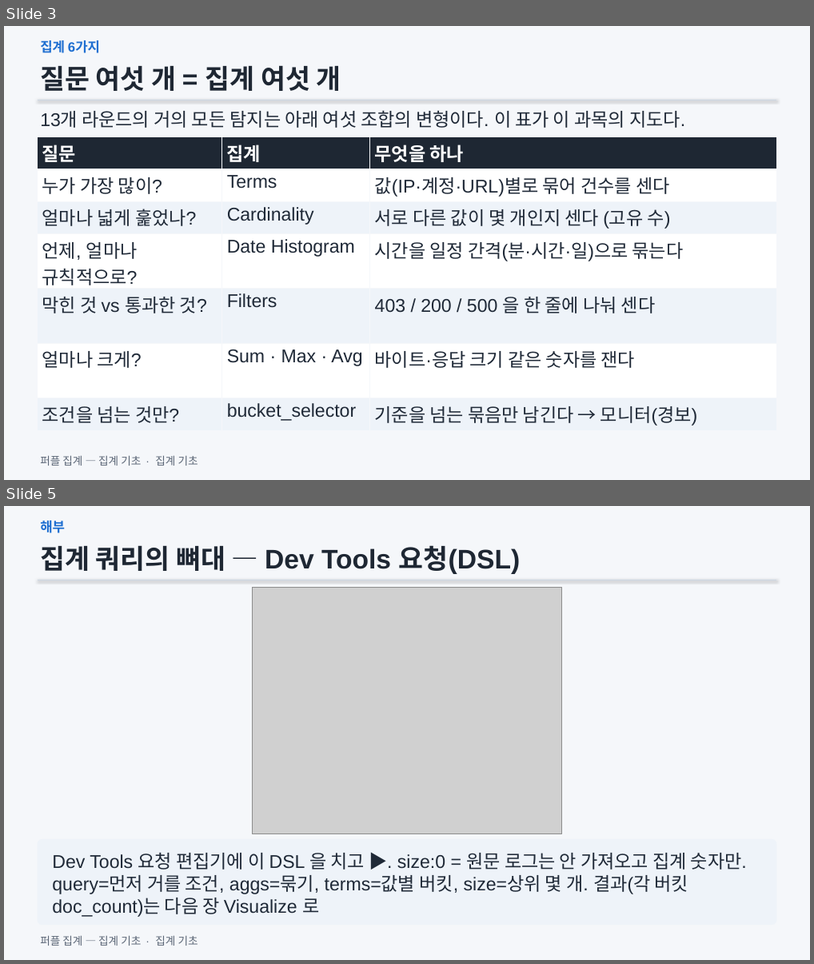
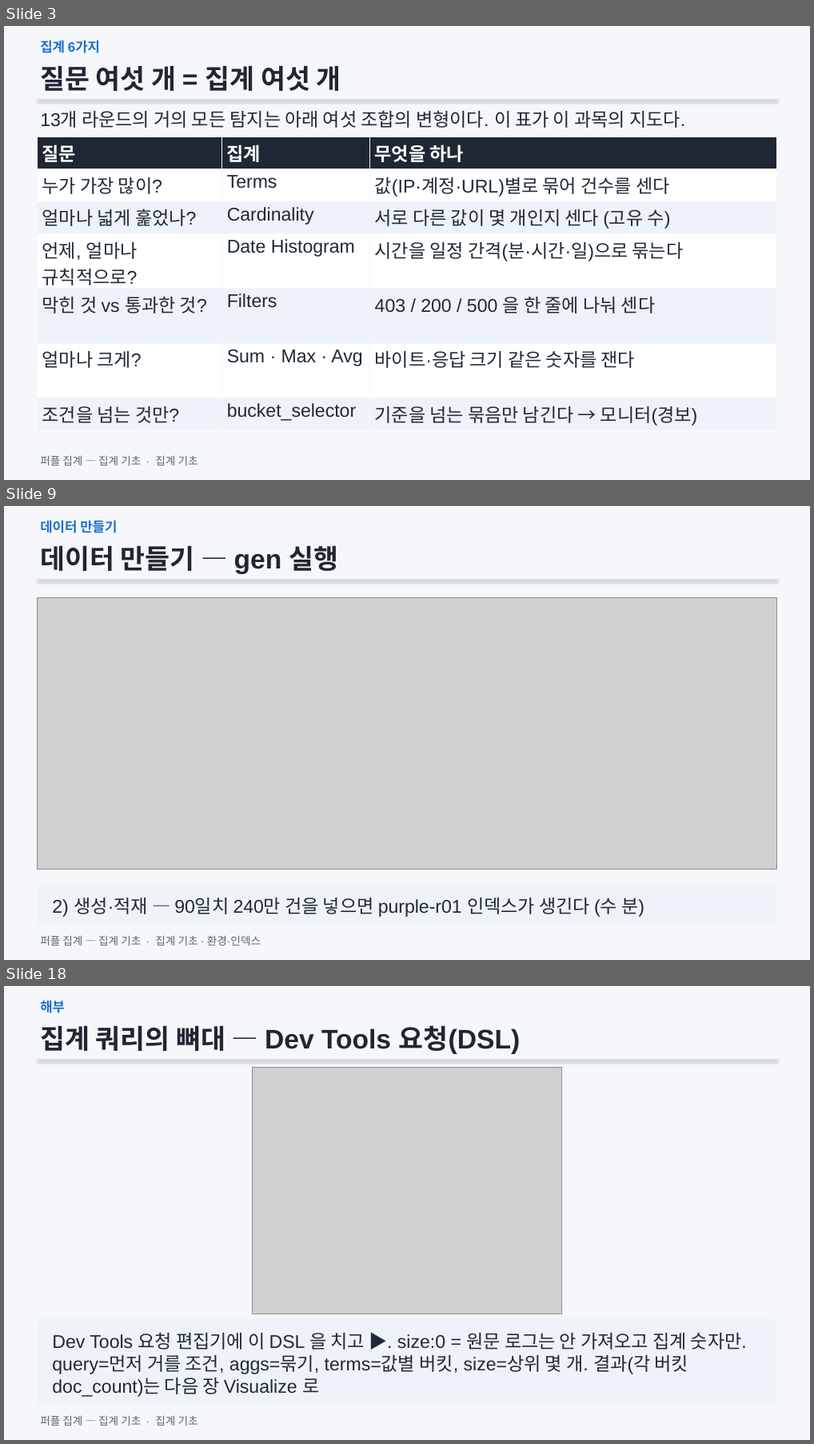
Before and after one commit to mrgrit/hack_ir_with_wazuh, a slide deck: slides/Module02_집계기초.pptx. Shown one above the other, each under a label of ours: slides 3 and 5 before the commit, slides 3, 9 and 18 after it; the slides between them are not shown. The pictures are 814x964 and 814x1444 pixels, drawn with LibreOffice and Linux fonts; fonts in the diff are those of the drawing; grey boxes stand for pictures. Boxes give left, top, right and bottom in pixels: in the first picture for what was removed or moved away, otherwise in the second. Text is boxed around its words. In the diff, an @@ line names an element or a change of style, - is before the commit and + after.

```diff
--- a/slides/Module02_집계기초.pptx
+++ b/slides/Module02_집계기초.pptx
@@ slide 9 added at bbox=[4, 506, 810, 960], background #F5F7FA @@
@@ text added at bbox=[40, 520, 117, 533], 16 pt, text #1F6FD1, bold @@
+데이터 만들기
@@ text added at bbox=[40, 545, 339, 574], 32 pt, text #1E2733, bold @@
+데이터 만들기 — gen 실행
@@ line added from (38, 580) to (777, 580), #CBD5E1 1.25 pt @@
@@ picture added at bbox=[38, 597, 777, 869] @@
@@ rounded rectangle added at bbox=[38, 884, 777, 924], fill #EEF3F9 @@
@@ text added at bbox=[52, 897, 645, 916], 22 pt, text #1F2937 @@
+2) 생성·적재 — 90일치 240만 건을 넣으면 purple-r01 인덱스가 생긴다 (수 분)
@@ text added at bbox=[40, 935, 261, 945], 13 pt, text #5B6676 @@
+퍼플 집계 — 집계 기초 · 집계 기초 · 환경·인덱스
@@ what was slide 5 is now slide 18 @@
```
Also in this commit, not shown: 1 slide changed, 12 other slides added, 3 other files.
